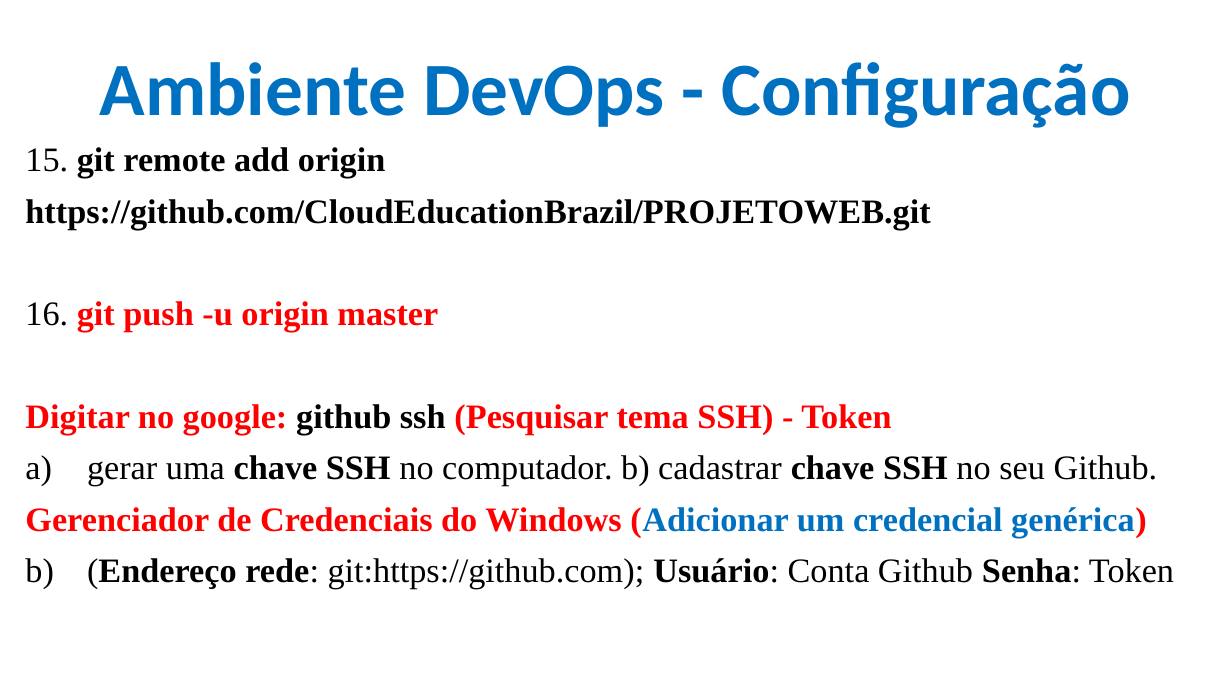
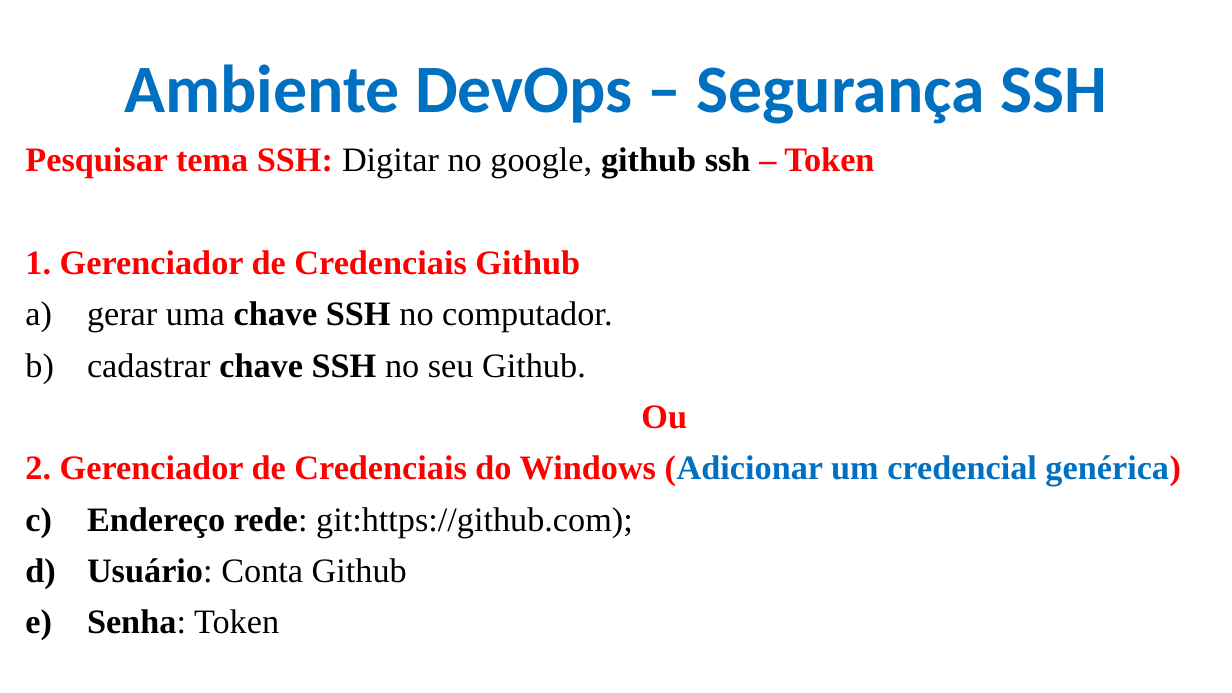
Before and after one commit to CloudEducationBrazil/WydenDesenvolvimentoWebPHP, a slide deck: slide 7 of 01 Classes/Aula 02 Desenvolvimento Web PHP - HTML.pptx (slide 11 before the commit). Drawn at 1232x693 pixels with LibreOffice and Linux fonts; fonts in the diff are those of the drawing; background and template pictures are left out. Boxes give left, top, right and bottom in pixels: in the first picture for what was removed or moved away, otherwise in the second. Text is boxed around its words. In the diff, an @@ line names an element or a change of style, - is before the commit and + after.

```diff
--- a/01 Classes/Aula 02 Desenvolvimento Web PHP - HTML.pptx
+++ b/01 Classes/Aula 02 Desenvolvimento Web PHP - HTML.pptx
@@ title at (x1=124, y1=64, x2=1107, y2=124): text changed; size 44 to 39.6 pt @@
-Ambiente DevOps - Configuração
+Ambiente DevOps – Segurança SSH
@@ text at (x1=25, y1=147, x2=1181, y2=634): text changed @@
-15. git remote add origin
-https://github.com/CloudEducationBrazil/PROJETOWEB.git
-16. git push -u origin master
-Digitar no google: github ssh (Pesquisar tema SSH) - Token
-a) gerar uma chave SSH no computador. b) cadastrar chave SSH no seu Github.
-Gerenciador de Credenciais do Windows (Adicionar um credencial genérica)
-a) (Endereço rede: git:https://github.com); Usuário: Conta Github Senha: Token
+Pesquisar tema SSH: Digitar no google, github ssh – Token
+1. Gerenciador de Credenciais Github
+a) gerar uma chave SSH no computador.
+b) cadastrar chave SSH no seu Github.
+Ou
+2. Gerenciador de Credenciais do Windows (Adicionar um credencial genérica)
+a) Endereço rede: git:https://github.com);
+b) Usuário: Conta Github
+c) Senha: Token
```
Also in this commit, not shown: 12 other slides changed, 6 slides removed, 1 other file.
